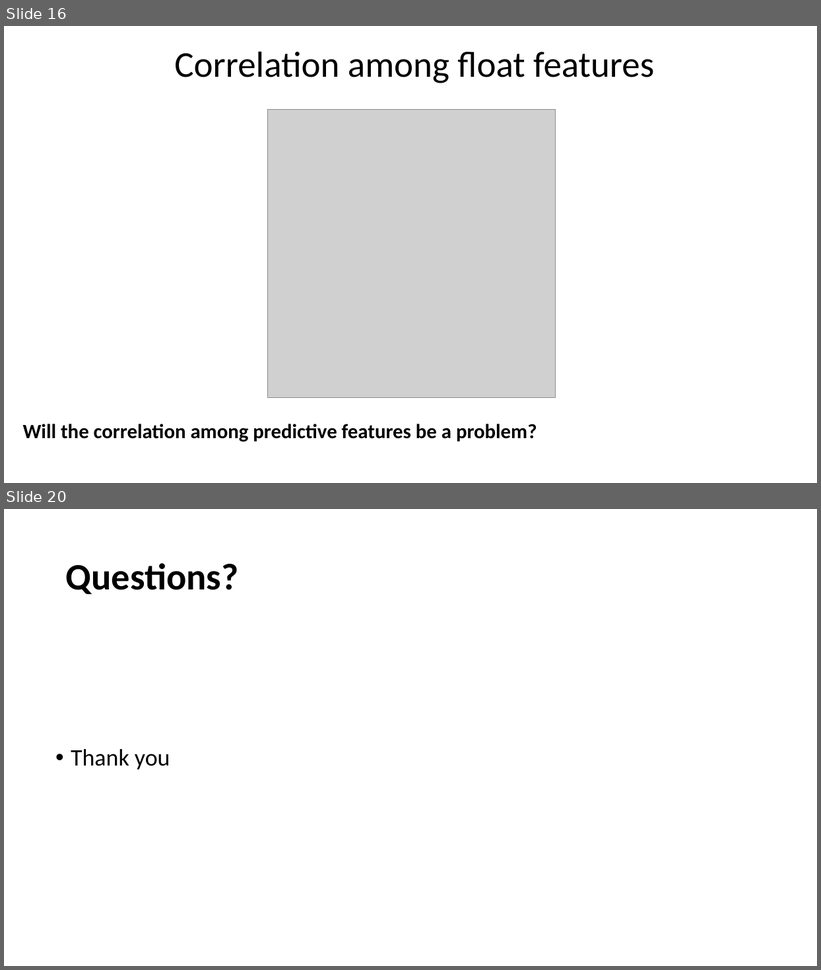
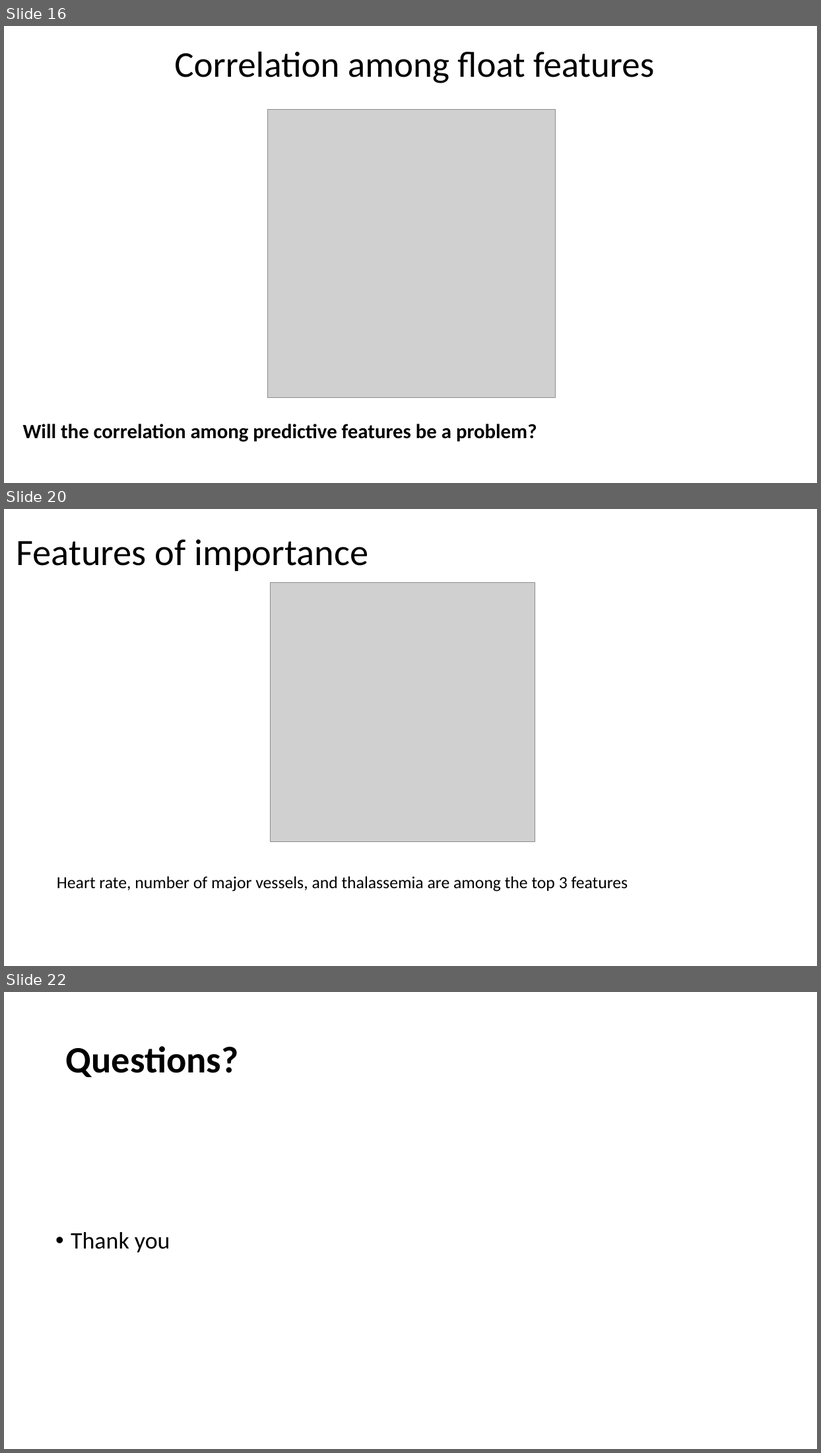
Before and after one commit to pzogcoder/Capstone-2, a slide deck: Capstone 3_Presentatoon_101721.pptm. Shown one above the other, each under a label of ours: slides 16 and 20 before the commit, slides 16, 20 and 22 after it; the slides between them are not shown. The pictures are 821x970 and 821x1453 pixels, drawn with LibreOffice and Linux fonts; fonts in the diff are those of the drawing; grey boxes stand for pictures. Boxes give left, top, right and bottom in pixels: in the first picture for what was removed or moved away, otherwise in the second. Text is boxed around its words. In the diff, an @@ line names an element or a change of style, - is before the commit and + after.

```diff
--- a/Capstone 3_Presentatoon_101721.pptm
+++ b/Capstone 3_Presentatoon_101721.pptm
@@ slide 20 added at [4,509,817,966], background #FFFFFF @@
@@ title added at [16,539,368,571], 44 pt, text #000000 @@
+Features of importance
@@ picture added at [270,583,535,842] @@
@@ text added at [57,877,628,892], 20 pt, text #000000 @@
+Heart rate, number of major vessels, and thalassemia are among the top 3 features
@@ what was slide 20 is now slide 22 @@
```
Also in this commit, not shown: 4 slides changed, 1 other slide added.
